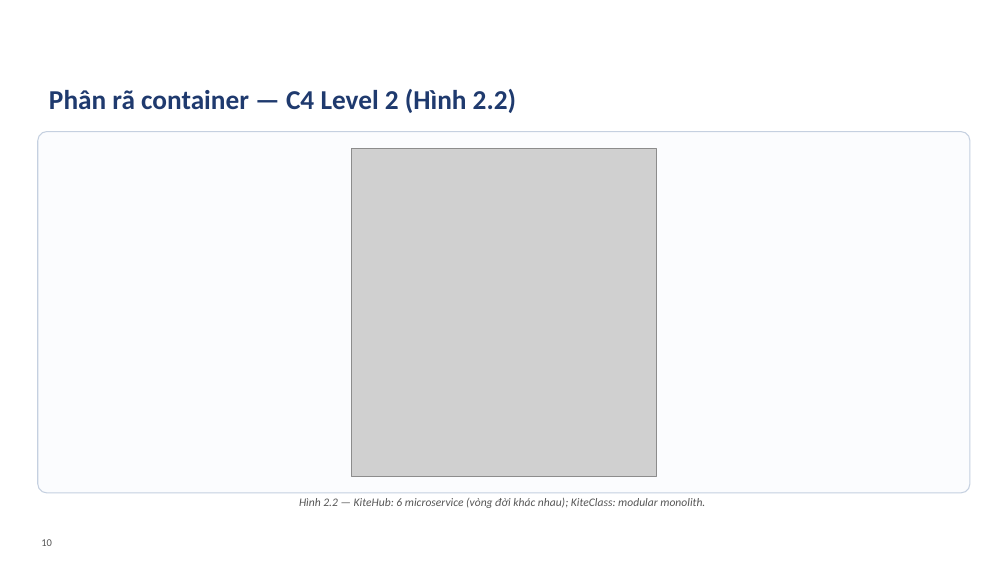
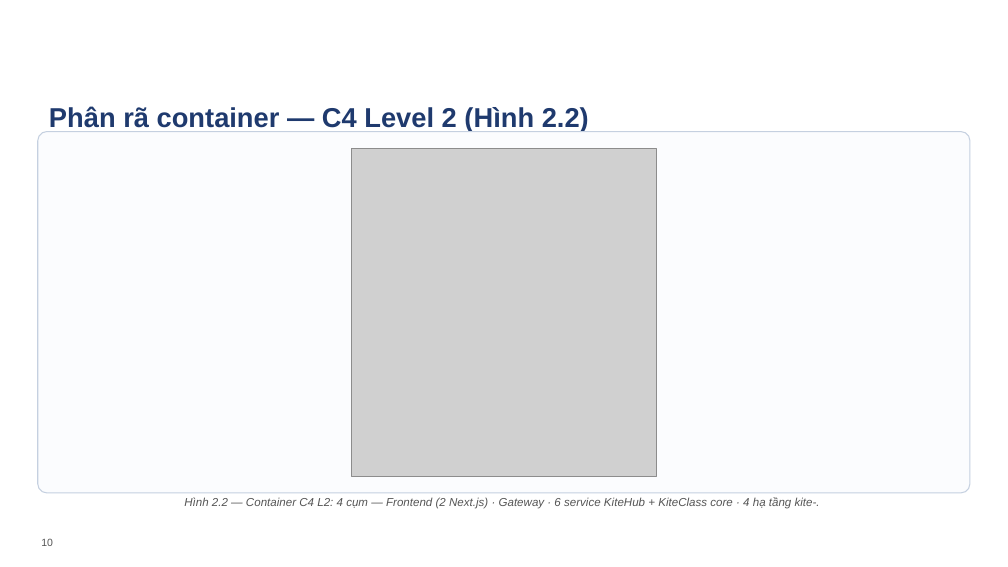
Before and after one commit to VictorAurelius/2026-Kite-Class-Platform, a slide deck: slide 10 of documents/08-thesis/defense/KiteHub-baove-khoaluan-20slide.pptx. Drawn at 1008x567 pixels with LibreOffice and Linux fonts; fonts in the diff are those of the drawing; grey boxes stand for pictures; background and template pictures are left out. Boxes give left, top, right and bottom in pixels: in the first picture for what was removed or moved away, otherwise in the second. Text is boxed around its words. In the diff, an @@ line names an element or a change of style, - is before the commit and + after.

```diff
--- a/documents/08-thesis/defense/KiteHub-baove-khoaluan-20slide.pptx
+++ b/documents/08-thesis/defense/KiteHub-baove-khoaluan-20slide.pptx
@@ text "Phân rã container — C4 ..." at bbox=[49, 106, 589, 132]: font Calibri to Arial @@
@@ text "Phân rã container — C4 ...": place and size @@
-text "Phân rã container — C4 ..." at bbox=[49, 89, 516, 113]
+text "Phân rã container — C4 ..." at bbox=[49, 106, 589, 132]
@@ text at bbox=[184, 497, 820, 509]: text changed; font Calibri to Arial @@
-Hình 2.2 — KiteHub: 6 microservice (vòng đời khác nhau); KiteClass: modular monolith.
+Hình 2.2 — Container C4 L2: 4 cụm — Frontend (2 Next.js) · Gateway · 6 service KiteHub + KiteClass core · 4 hạ tầng kite-.
@@ text "10" at bbox=[41, 538, 53, 546]: font Calibri to Arial @@
```
Also in this commit, not shown: 20 other slides changed, 1 slide added, 1 slide removed, 12 other files.
